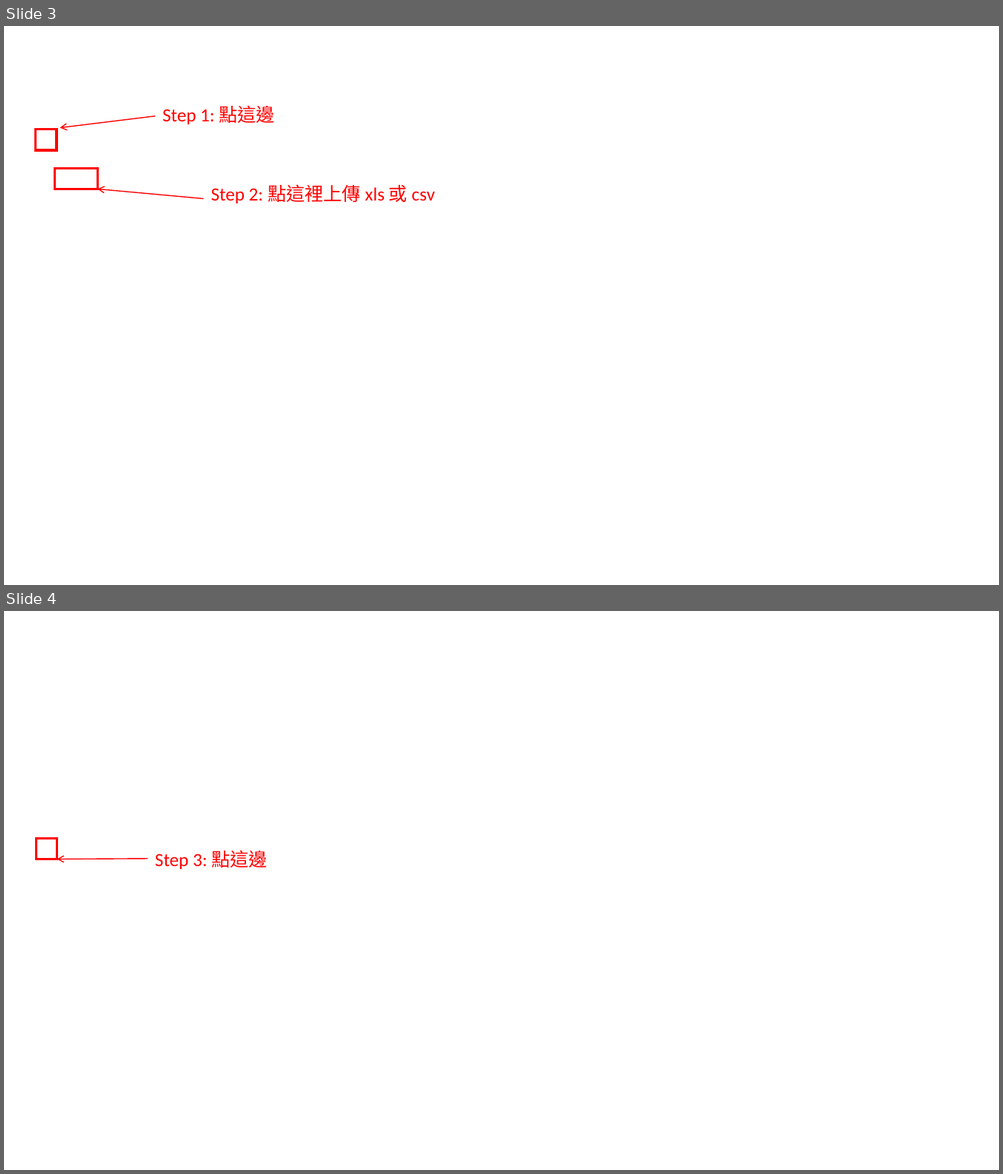
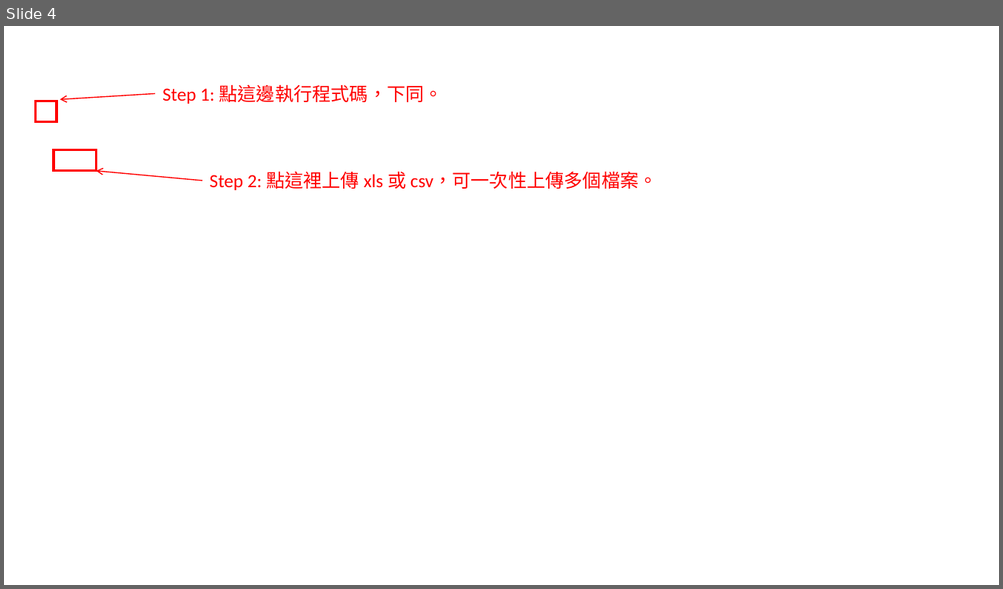
Before and after one commit to gj94fu4/gj94fu4.github.io, a slide deck: project/starlux-aod/航班準時率分析程式使用說明.pptx. Shown one above the other, each under a label of ours: slides 3 and 4 before the commit, slide 4 after it. The pictures are 1003x1174 and 1003x589 pixels, drawn with LibreOffice and Linux fonts; fonts in the diff are those of the drawing; background and template pictures are left out. Boxes give left, top, right and bottom in pixels: in the first picture for what was removed or moved away, otherwise in the second. Text is boxed around its words. In the diff, an @@ line names an element or a change of style, - is before the commit and + after.

```diff
--- a/project/starlux-aod/航班準時率分析程式使用說明.pptx
+++ b/project/starlux-aod/航班準時率分析程式使用說明.pptx
@@ slide 4 removed at [4, 611, 999, 1170], background picture (left out) @@
@@ rectangle removed at [36, 839, 57, 860] @@
@@ text removed at [155, 850, 267, 869] @@
-Step 3: 點這邊
@@ arrow removed from (148, 859) to (57, 860) @@
@@ what was slide 3 is now slide 4 @@
@@ slide 4 changed as well @@
@@ text at [162, 84, 443, 104]: text changed @@
-Step 1: 點這邊
+Step 1: 點這邊執行程式碼，下同。
@@ rectangle: place and size @@
-rectangle at [35, 130, 57, 150]
+rectangle at [35, 101, 57, 122]
@@ arrow moved from (156, 116) - (60, 127) to (156, 94) - (60, 100) @@
@@ rectangle: place and size @@
-rectangle at [55, 169, 97, 190]
+rectangle at [54, 150, 96, 171]
@@ arrow moved from (203, 199) - (97, 190) to (202, 181) - (96, 171) @@
@@ text at [210, 171, 657, 190]: text changed @@
-Step 2: 點這裡上傳 xls 或 csv
+Step 2: 點這裡上傳 xls 或 csv，可一次性上傳多個檔案。
```
Also in this commit, not shown: 6 other slides changed, 10 slides added, 2 other slides removed, 45 other files.
